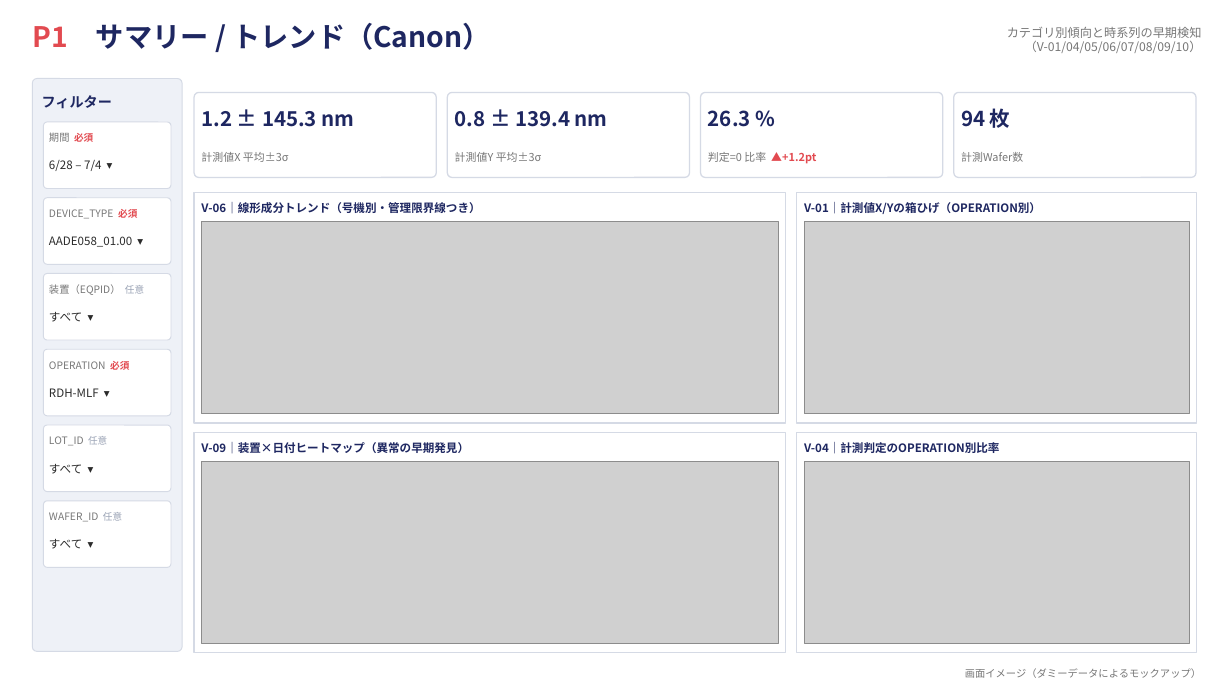
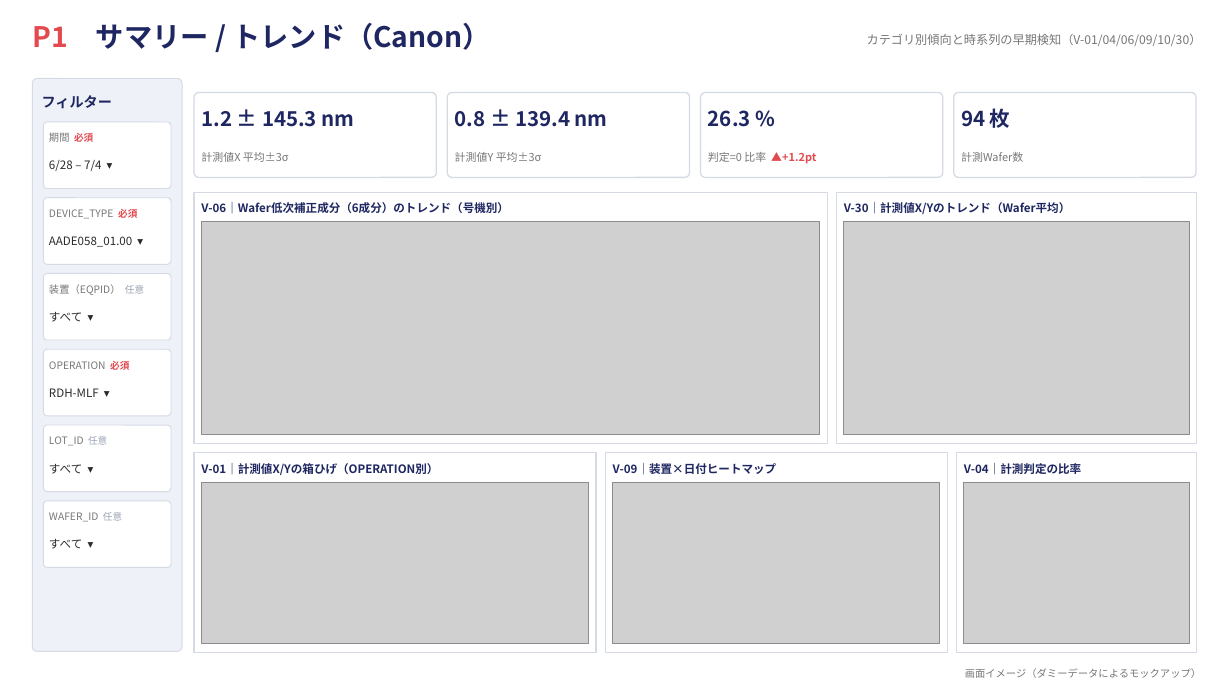
Before and after one commit to rsakamoto-0824/PowerBI_LithoBooster_DashBoard, a slide deck: slide 2 of dashboard_mockup.pptx. Drawn at 1232x693 pixels with LibreOffice and Linux fonts; fonts in the diff are those of the drawing; grey boxes stand for pictures. Boxes give left, top, right and bottom in pixels: in the first picture for what was removed or moved away, otherwise in the second. Text is boxed around its words. In the diff, an @@ line names an element or a change of style, - is before the commit and + after.

```diff
--- a/dashboard_mockup.pptx
+++ b/dashboard_mockup.pptx
@@ text at bbox=[867, 34, 1202, 46]: text changed @@
-カテゴリ別傾向と時系列の早期検知（V-01/04/05/06/07/08/09/10）
+カテゴリ別傾向と時系列の早期検知（V-01/04/06/09/10/30）
@@ rectangle: place and size @@
-rectangle at bbox=[194, 192, 786, 423]
+rectangle at bbox=[194, 192, 827, 444]
@@ text at bbox=[201, 202, 509, 213]: text changed @@
-V-06｜線形成分トレンド（号機別・管理限界線つき）
+V-06｜Wafer低次補正成分（6成分）のトレンド（号機別）
@@ rectangle: place and size @@
-rectangle at bbox=[797, 192, 1197, 423]
+rectangle at bbox=[836, 192, 1197, 444]
@@ text at bbox=[844, 202, 1071, 214]: text changed @@
-V-01｜計測値X/Yの箱ひげ（OPERATION別）
+V-30｜計測値X/Yのトレンド（Wafer平均）
@@ picture: place and size @@
-picture at bbox=[201, 222, 778, 414]
+picture at bbox=[201, 222, 820, 434]
@@ picture: place and size @@
-picture at bbox=[804, 222, 1189, 414]
+picture at bbox=[844, 222, 1189, 434]
@@ rectangle: place and size @@
-rectangle at bbox=[194, 433, 786, 653]
+rectangle at bbox=[194, 453, 596, 653]
@@ text added at bbox=[201, 463, 438, 475], 9 pt, text #1E2761, bold @@
+V-01｜計測値X/Yの箱ひげ（OPERATION別）
@@ rectangle: place and size @@
-rectangle at bbox=[797, 433, 1197, 653]
+rectangle at bbox=[605, 453, 947, 653]
@@ text at bbox=[613, 463, 777, 475]: text changed @@
-V-09｜装置×日付ヒートマップ（異常の早期発見）
+V-09｜装置×日付ヒートマップ
@@ rectangle added at bbox=[957, 453, 1197, 653], fill #FFFFFF, outline #D5DAE5 1 pt @@
@@ text at bbox=[964, 463, 1081, 475]: text changed @@
-V-04｜計測判定のOPERATION別比率
+V-04｜計測判定の比率
@@ picture: place and size @@
-picture at bbox=[201, 462, 778, 643]
+picture at bbox=[201, 482, 589, 643]
@@ picture added at bbox=[613, 482, 940, 643] @@
@@ picture: place and size @@
-picture at bbox=[804, 462, 1189, 643]
+picture at bbox=[964, 482, 1189, 643]
```
Also in this commit, not shown: 5 other slides changed, 4 other files.
